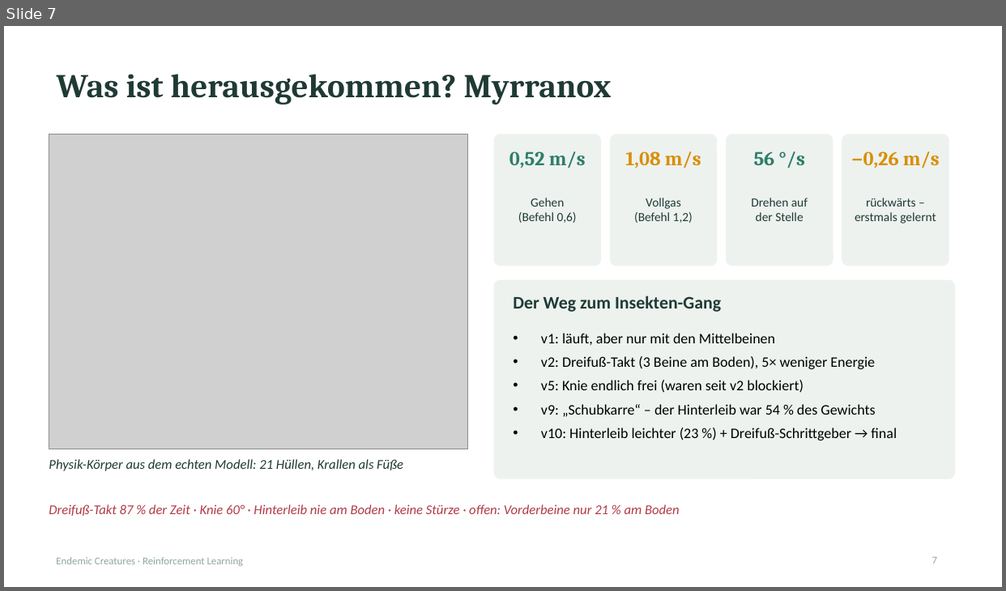
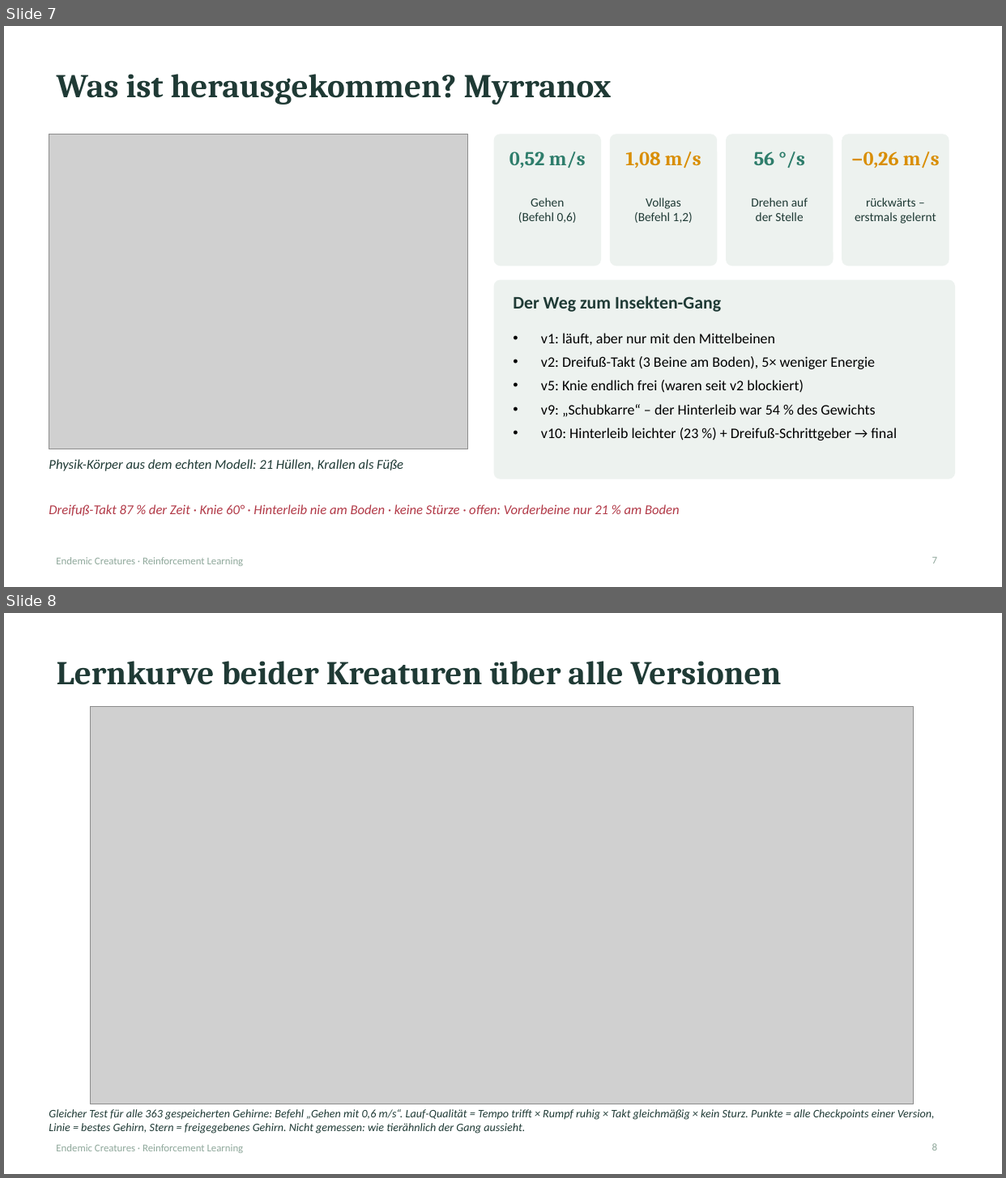
Before and after one commit to xTh0masx/Reinforcement_Learning_Creature, a slide deck: docs/presentation/Endemic_Creatures_RL_10min.pptx. Shown one above the other, each under a label of ours: slide 7 before the commit, slides 7 and 8 after it. The pictures are 1006x591 and 1006x1178 pixels, drawn with LibreOffice and Linux fonts; fonts in the diff are those of the drawing; grey boxes stand for pictures. Boxes give left, top, right and bottom in pixels: in the first picture for what was removed or moved away, otherwise in the second. Text is boxed around its words. In the diff, an @@ line names an element or a change of style, - is before the commit and + after.

```diff
--- a/docs/presentation/Endemic_Creatures_RL_10min.pptx
+++ b/docs/presentation/Endemic_Creatures_RL_10min.pptx
@@ slide 8 added at (4, 613, 1002, 1174), background #FFFFFF; not listed: 1 template element that a slide beside it also shows @@
@@ title added at (57, 661, 782, 685), 32 pt, text #1F3A35, bold @@
+Lernkurve beider Kreaturen über alle Versionen
@@ picture added at (90, 707, 914, 1105) @@
@@ text added at (49, 1110, 935, 1134), 11 pt, text #1F3A35, italic @@
+Gleicher Test für alle 363 gespeicherten Gehirne: Befehl „Gehen mit 0,6 m/s“. Lauf-Qualität = Tempo trifft × Rumpf ruhig × Takt gleichmäßig × kein Sturz. Punkte = alle Checkpoints einer Version, Linie = bestes Gehirn, Stern = freigegebenes Gehirn. Nicht gemessen: wie tierähnlich der Gang aussieht.
@@ page number added at (932, 1144, 937, 1151), 10 pt, text #8FA89B @@
+8
```
Also in this commit, not shown: 1 slide removed, 5 other files.
